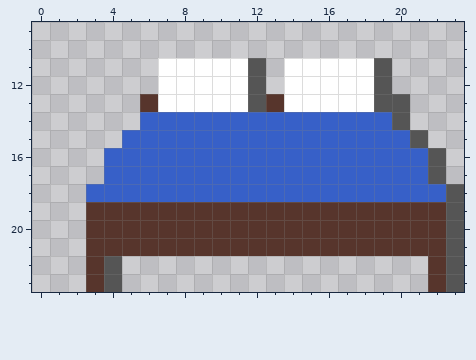
File history of a pixel-art file, assets/icons/angelus2010/Rooms/ang-bed-double.aseprite. This is how it looked before the edit.
24x24 pixels, 1 frame. Shown: x 0..23, y 9..23. The old version is drawn lined up with the new one.
After:
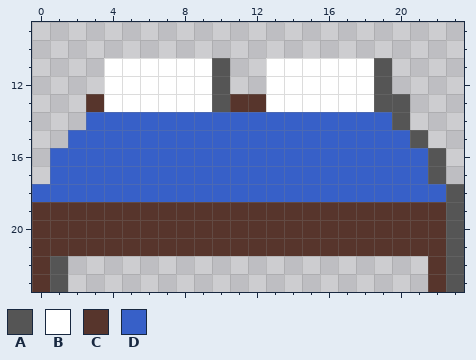
Palette (. is transparent): A #555555  B #ffffff  C #57352c  D #3760c8
From old to new:
whole drawing moved by +1,+2 (the old picture is shown already moved)
y 11..12: x 4..6 ... -> BBB; x 10..13 BBA. -> A..B
y 13: x 3..6 ...C -> CBBB; x 10..13 BBAC -> ACCB
y 14: x 3..5 ... -> DDD
y 15: x 2..4 ... -> DDD
y 16..17: x 1..3 ... -> DDD
y 18: x 0..2 ... -> DDD
y 19..21: x 0..2 ... -> CCC
y 22..23: x 0..1 .. -> CA; x 3..4 CA -> ..
